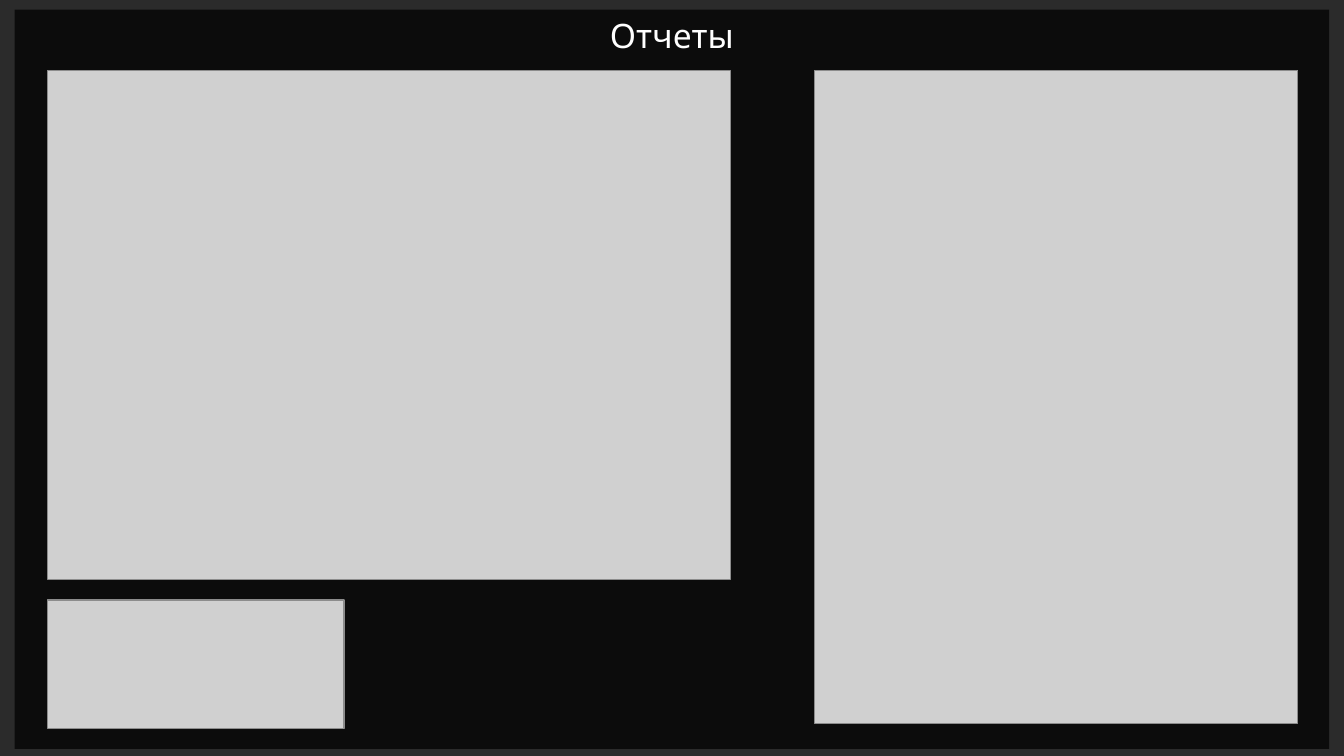
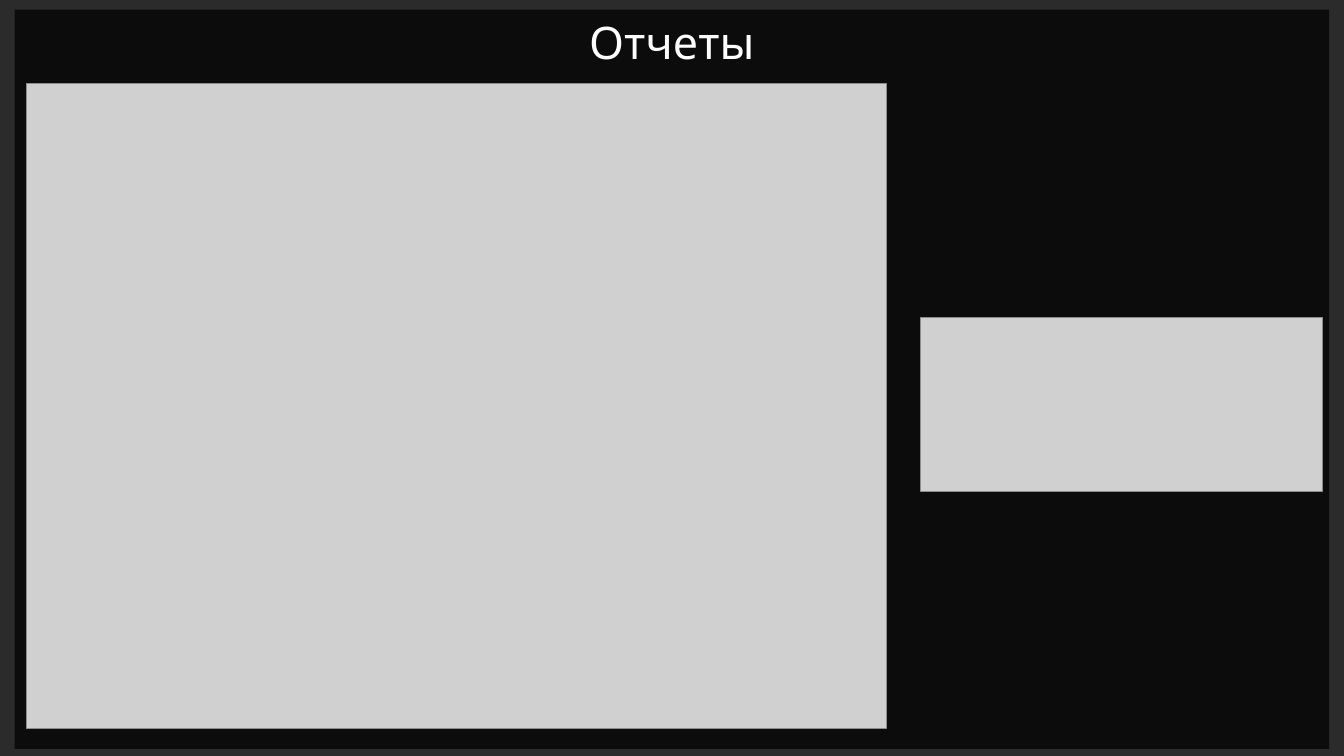
Before and after one commit to fivan999/cinema-controlling-system, a slide deck: slide 12 of data/description_files/cinema-controlling-system.pptm (slide 7 before the commit). Drawn at 1344x756 pixels with LibreOffice and Linux fonts; fonts in the diff are those of the drawing; grey boxes stand for pictures; background and template pictures are left out; a plain dark background stands for a picture behind light text. Boxes give left, top, right and bottom in pixels: in the first picture for what was removed or moved away, otherwise in the second. Text is boxed around its words. In the diff, an @@ line names an element or a change of style, - is before the commit and + after.

```diff
--- a/data/description_files/cinema-controlling-system.pptm
+++ b/data/description_files/cinema-controlling-system.pptm
@@ text "Отчеты" at (x1=589, y1=26, x2=754, y2=60): size 24 to 32 pt @@
@@ picture resized from (x1=48, y1=71, x2=731, y2=580) to (x1=26, y1=84, x2=886, y2=729) @@
@@ picture removed at (x1=815, y1=71, x2=1299, y2=724) @@
@@ picture resized from (x1=48, y1=600, x2=345, y2=728) to (x1=921, y1=318, x2=1323, y2=491) @@
```
Also in this commit, not shown: 4 other slides changed, 13 slides added, 4 slides removed, 3 other files.
